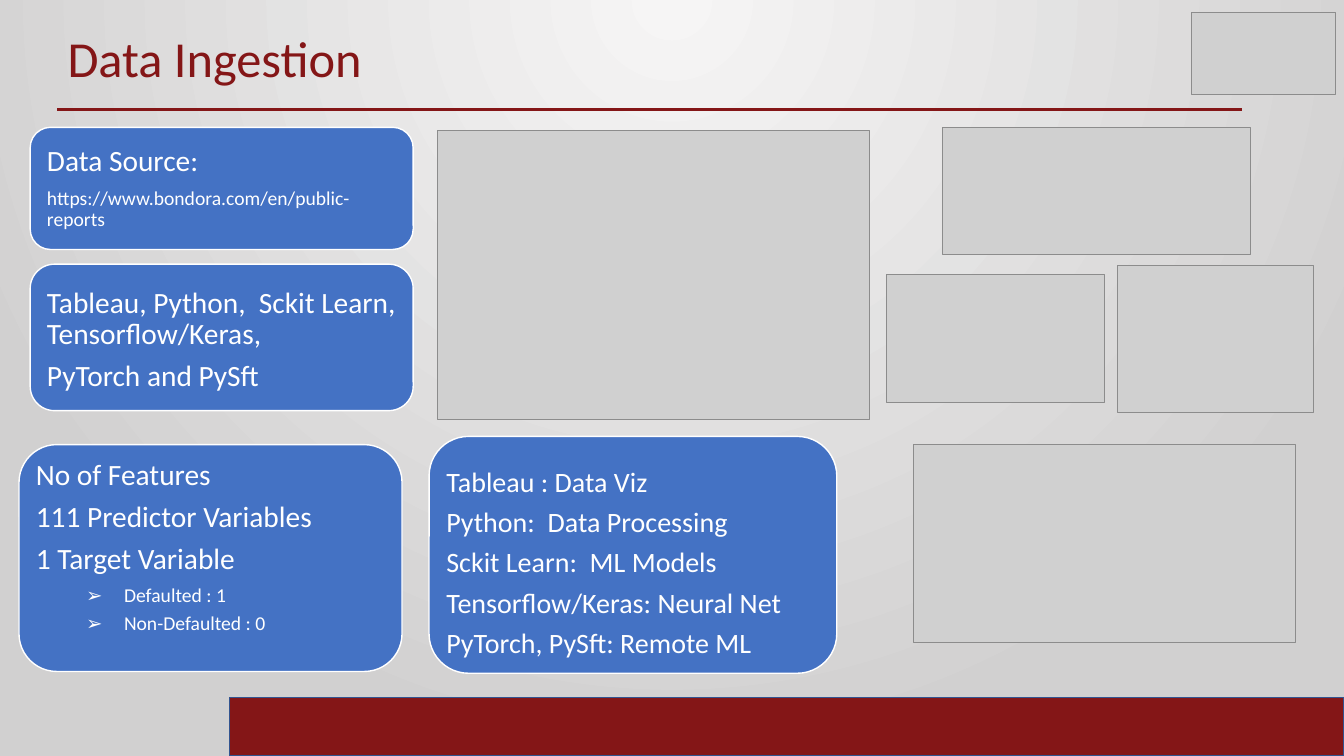
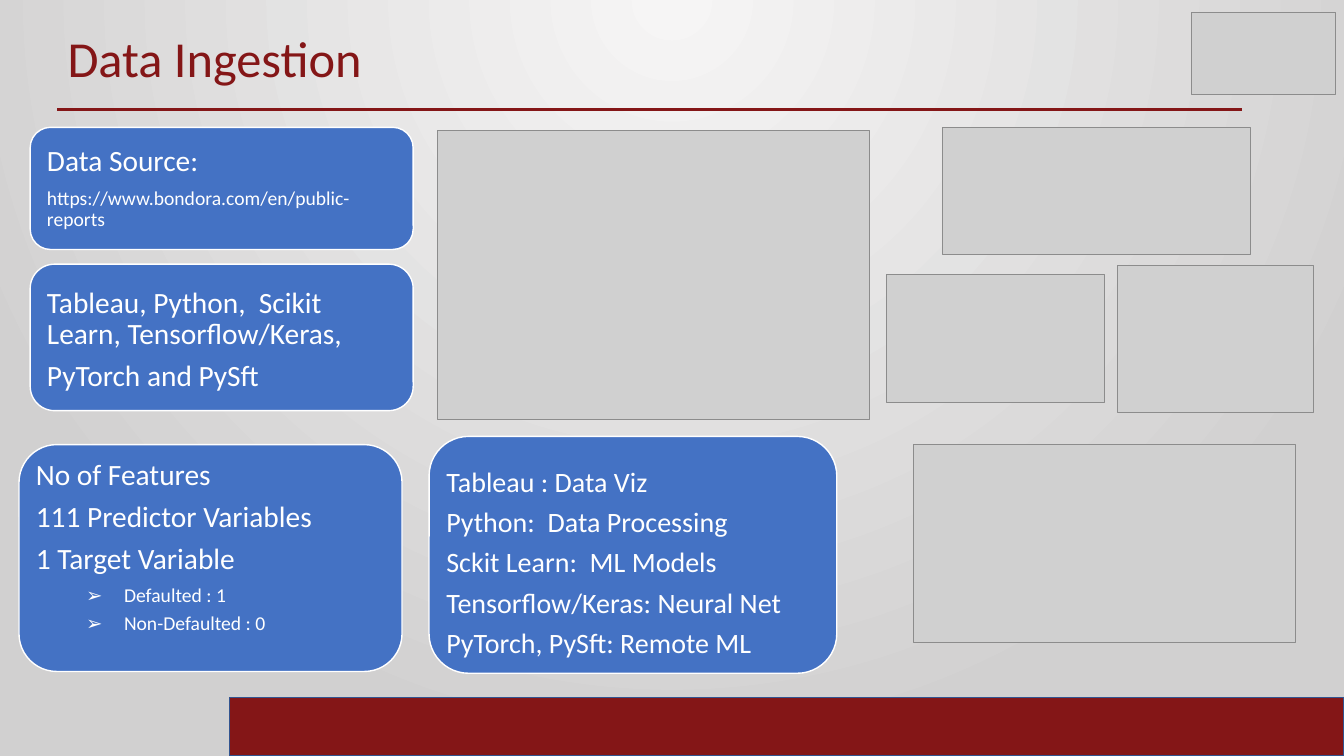
Before and after one commit to ramrao0102/DSA5900-Project, a slide deck: slide 3 of Ram_Rao_Final_Practicum.pptx. Drawn at 1344x756 pixels with LibreOffice and Linux fonts; fonts in the diff are those of the drawing; grey boxes stand for pictures; background and template pictures are left out. Boxes give left, top, right and bottom in pixels: in the first picture for what was removed or moved away, otherwise in the second. Text is boxed around its words. In the diff, an @@ line names an element or a change of style, - is before the commit and + after.

```diff
--- a/Ram_Rao_Final_Practicum.pptx
+++ b/Ram_Rao_Final_Practicum.pptx
@@ text at (47, 292, 342, 348): text changed @@
-Tableau, Python, Sckit Learn, Tensorflow/Keras,
+Tableau, Python, Scikit Learn, Tensorflow/Keras,
```
Also in this commit, not shown: 5 other slides changed, 1 other file.
